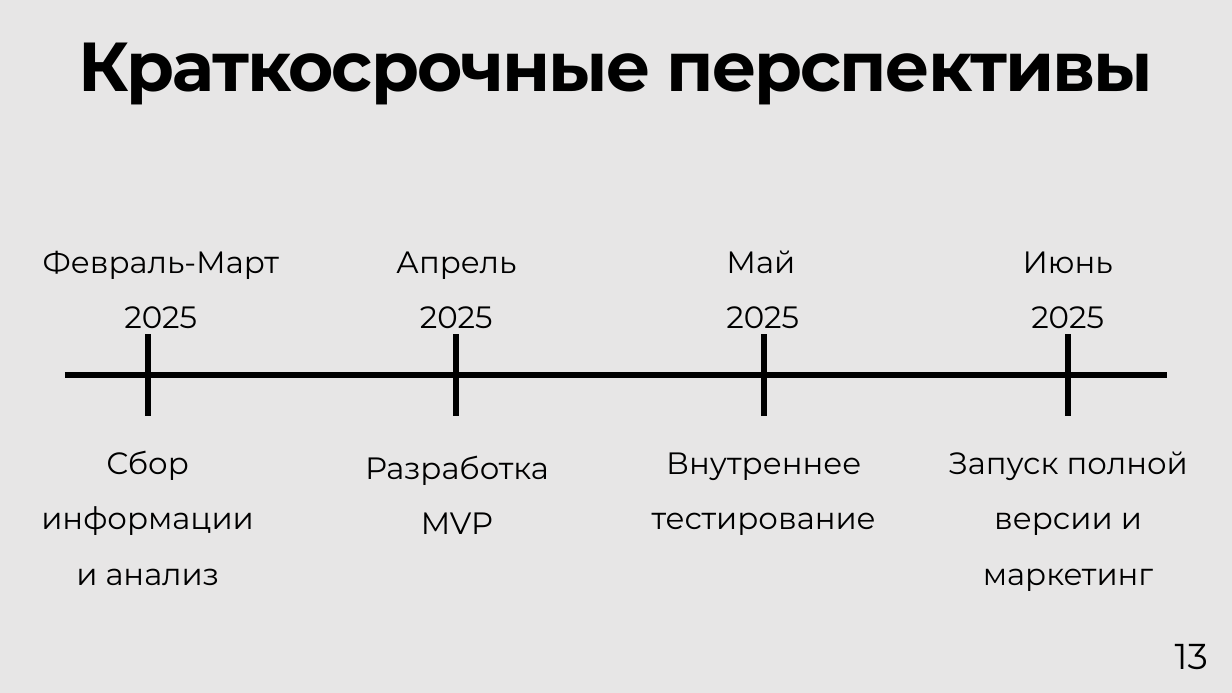
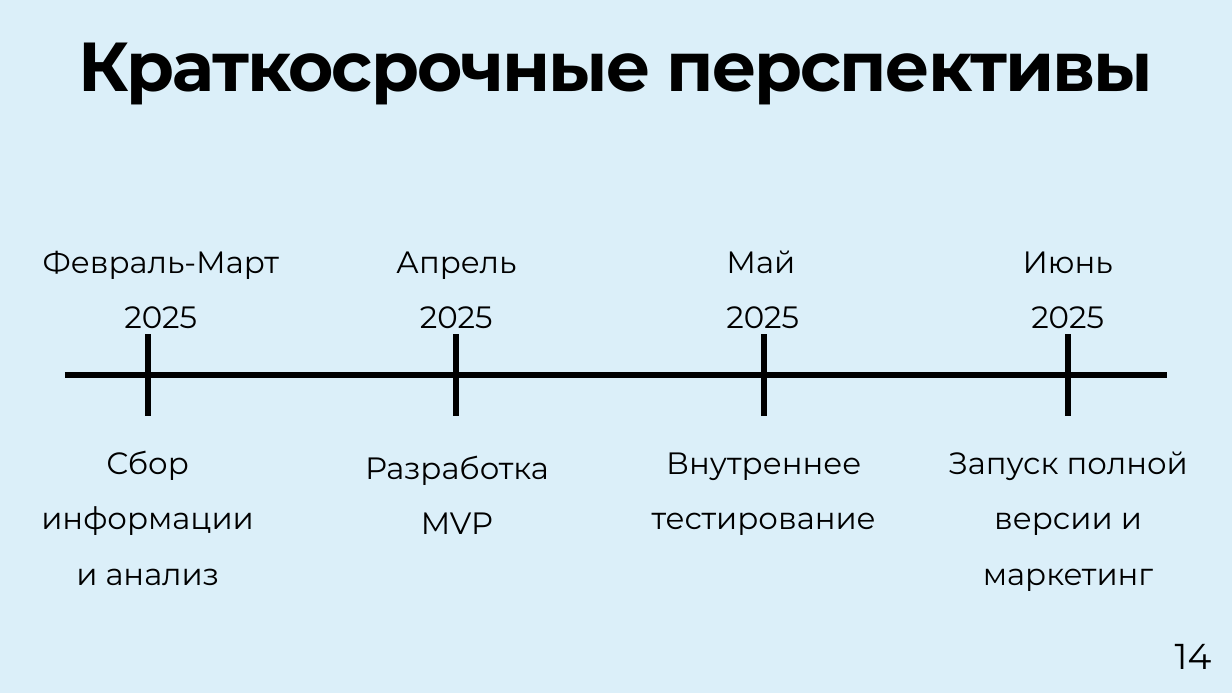
Before and after one commit to qudest/voyago, a slide deck: slide 14 of Documentation/Voyago-Presentation-1att.pptx (slide 13 before the commit). Drawn at 1232x693 pixels with LibreOffice and Linux fonts; fonts in the diff are those of the drawing. Boxes give left, top, right and bottom in pixels: in the first picture for what was removed or moved away, otherwise in the second. Text is boxed around its words. In the diff, an @@ line names an element or a change of style, - is before the commit and + after.

```diff
--- a/Documentation/Voyago-Presentation-1att.pptx
+++ b/Documentation/Voyago-Presentation-1att.pptx
@@ background #E7E6E6 to #DBEFF9 @@
@@ page number at (1175,644,1212,669): text changed @@
-13
+14
```
Also in this commit, not shown: 15 other slides changed, 1 slide added, 6 other files.
